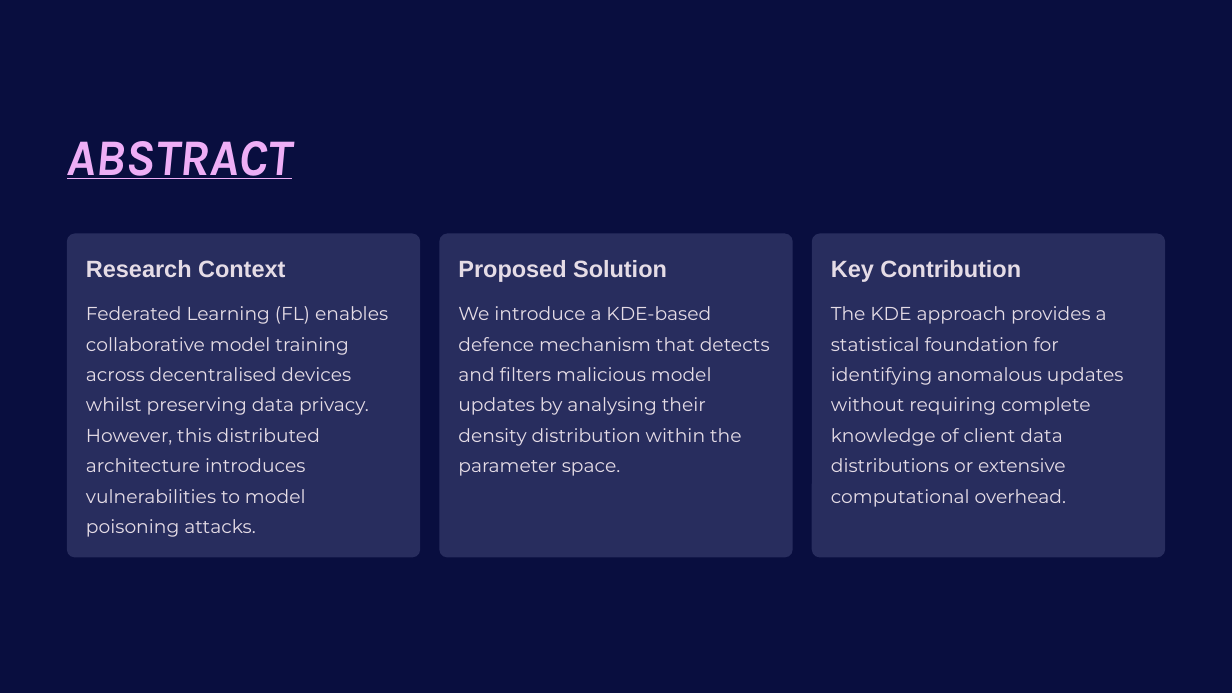
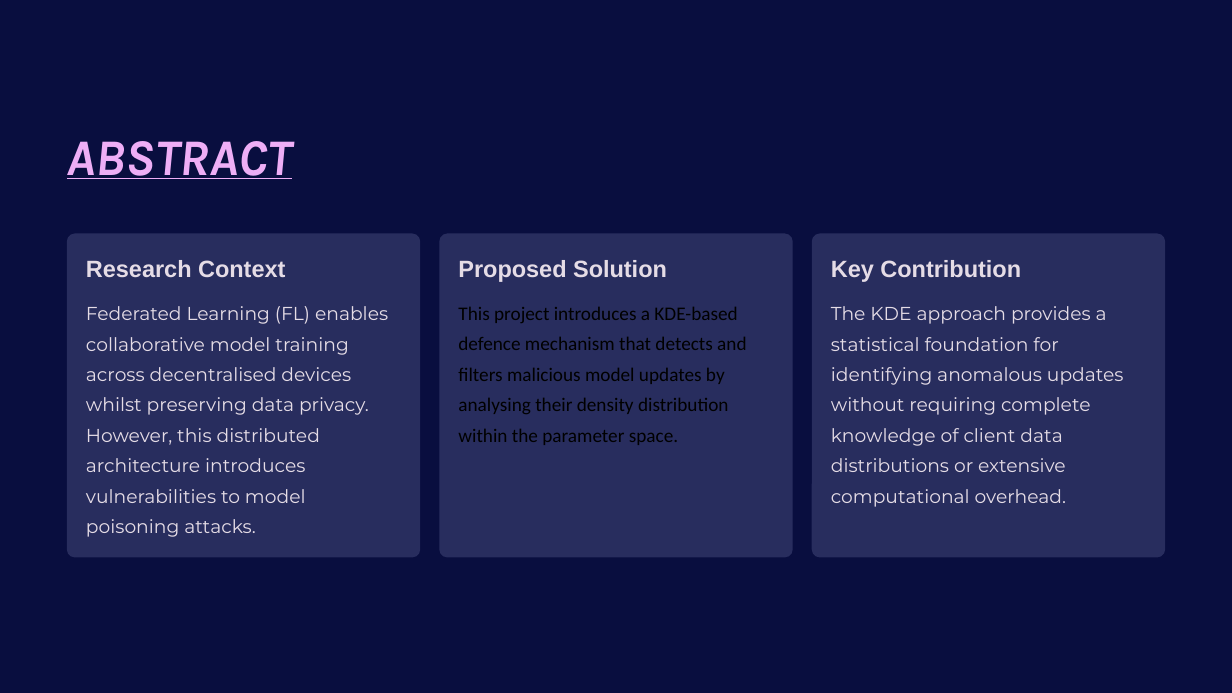
Before and after one commit to syedmoazam02/KDE-Federated-Learning-Defense, a slide deck: slide 3 of docs/KDE_Defense_Federated_Learning_Presentation.pptx. Drawn at 1232x693 pixels with LibreOffice and Linux fonts; fonts in the diff are those of the drawing; background and template pictures are left out. Boxes give left, top, right and bottom in pixels: in the first picture for what was removed or moved away, otherwise in the second. Text is boxed around its words. In the diff, an @@ line names an element or a change of style, - is before the commit and + after.

Commit message:
docs: complete comprehensive audit and resolution of all typos, numbering gaps, and formatting across report, presentation, and PDFs

```diff
--- a/docs/KDE_Defense_Federated_Learning_Presentation.pptx
+++ b/docs/KDE_Defense_Federated_Learning_Presentation.pptx
@@ text at <box>458,307,746,445</box>: text changed; size 17.5 to 18 pt; font Montserrat to Calibri; text colour #E5DCE6 to #000000 @@
-We introduce a KDE-based defence mechanism that detects and filters malicious model updates by analysing their density distribution within the parameter space.
+This project introduces a KDE-based defence mechanism that detects and filters malicious model updates by analysing their density distribution within the parameter space.
```
Also in this commit, not shown: 2 other slides changed, 4 other files.
